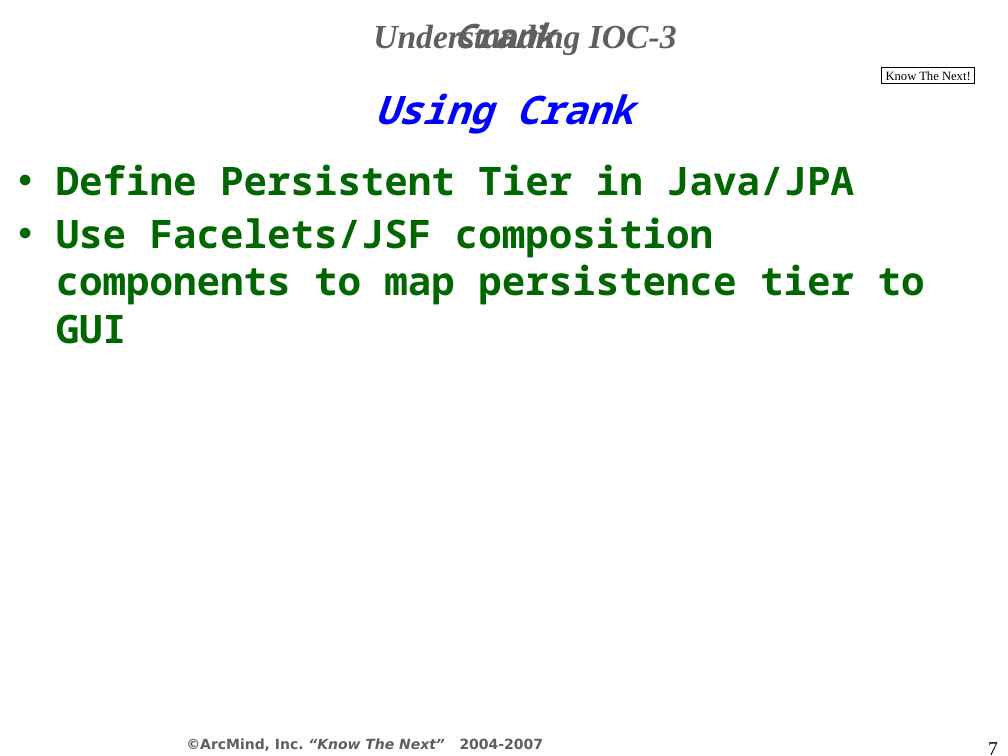
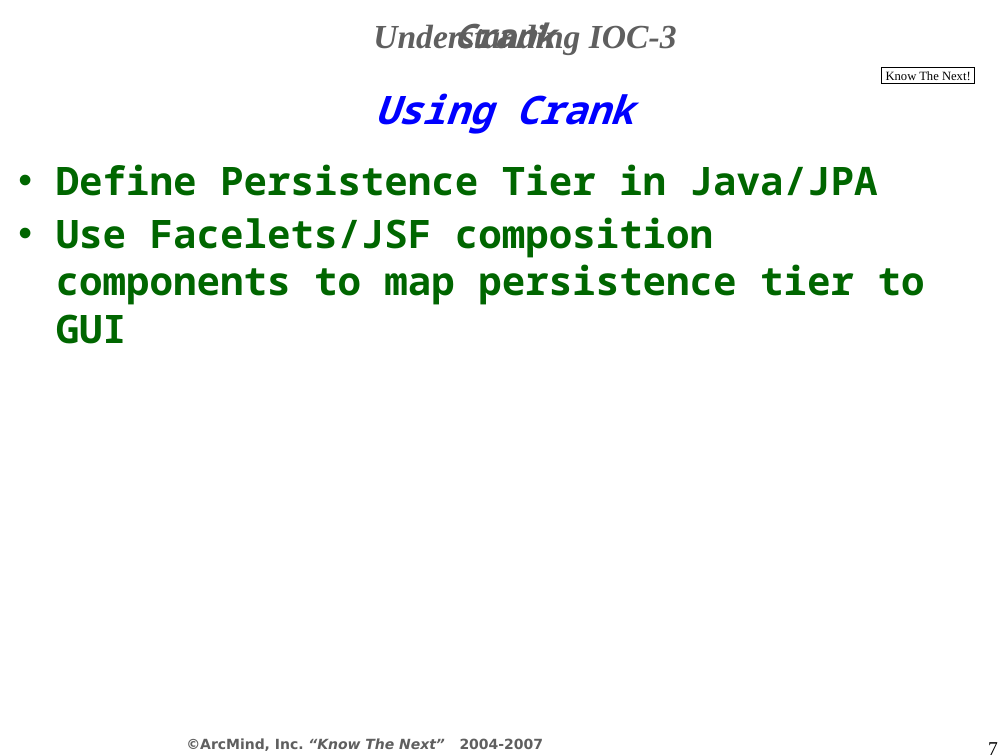
Before and after one commit to tasfe/krank, a slide deck: slide 7 of wiki/ppts/Crank-Slidess.ppt. Drawn at 1008x756 pixels with LibreOffice and Linux fonts; fonts in the diff are those of the drawing; background and template pictures are left out. Boxes give left, top, right and bottom in pixels: in the first picture for what was removed or moved away, otherwise in the second. Text is boxed around its words. In the diff, an @@ line names an element or a change of style, - is before the commit and + after.

```diff
--- a/wiki/ppts/Crank-Slidess.ppt
+++ b/wiki/ppts/Crank-Slidess.ppt
@@ text at box(56, 164, 878, 196): text changed @@
-• Define Persistent Tier in Java/JPA
+• Define Persistence Tier in Java/JPA
```
Also in this commit, not shown: 2 other slides changed.
